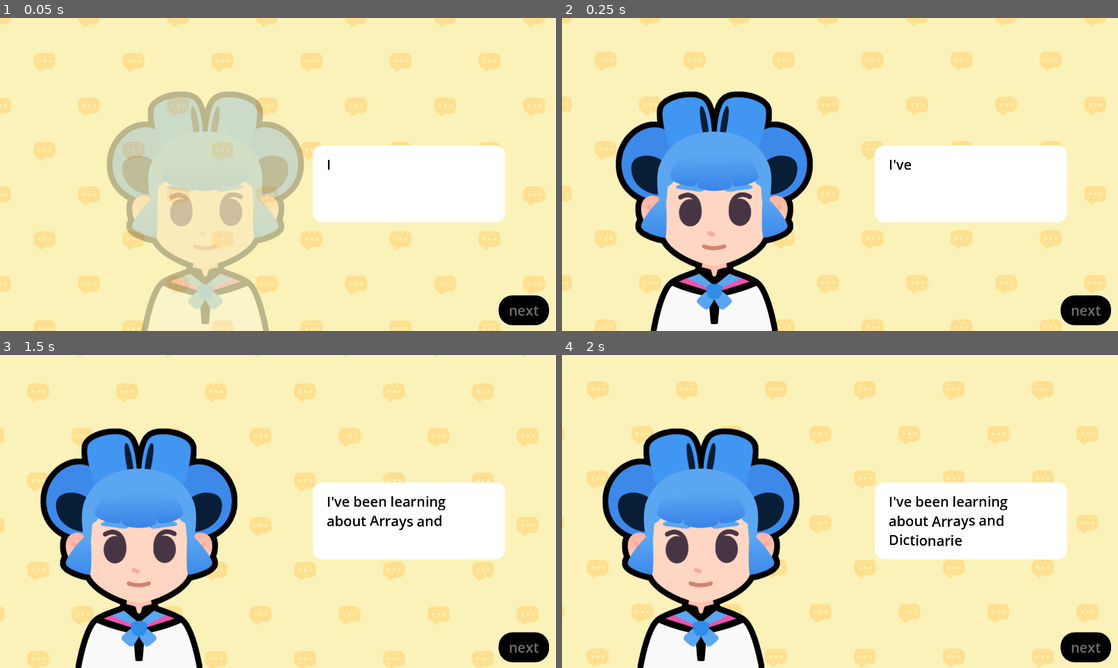
Above: before the commit, frames 1-4 (two rows, left to right).
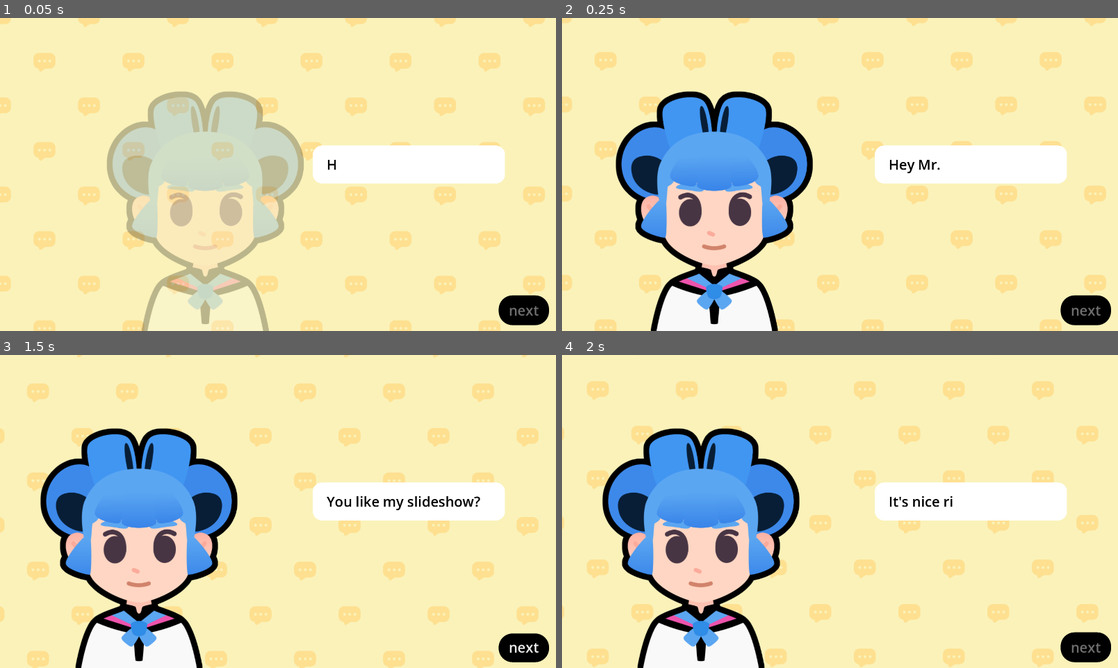
Above: after the commit, the same moments.

Repository: noisha3/M8-Start-a-Dialog
Game: Godot game, scene res://lessons/slideshow.tscn
The game is run twice, just before and just after one commit, with the same random seed, the same clock (stepped at 60 frames per second) and the same inputs. This scene is started directly instead of the project's main scene. Sound files missing from this copy of the repository are replaced by a short silence.
Inputs (mouse positions are in pixels of both pictures, inside the frame that each line leads up to):
- Up to frame 1 (0.05 s): no input
- Up to frame 2 (0.25 s): no input
- Up to frame 3 (1.5 s): click (522, 649) at 0.5 s, where only the run after the commit has a clickable "next"; tap Enter at 1.25 s; move the mouse to (400, 495) at 1.27 s; tap Z at 1.35 s; click (400, 495) at 1.42 s
- Up to frame 4 (2 s): tap Space at 1.52 s

The runs differ from the first frame. In frame 1, 4.3% of the frame differs, in the area x 56-91%, y 45-66%; in frame 2, 4.4%; in frame 3, 5.0%, in the area x 56-99%, y 45-96%; in frame 4, 4.7%.

Commit message:
M8L5 Completed

Diff:
--- a/M08.start_a_dialog_workbook/lessons/slideshow.gd
+++ b/M08.start_a_dialog_workbook/lessons/slideshow.gd
@@ -1,57 +1,10 @@
 extends Control
 
-var expressions := {
-	"happy": preload ("res://assets/emotion_happy.png"),
-	"regular": preload ("res://assets/emotion_regular.png"),
-	"sad": preload ("res://assets/emotion_sad.png"),
-}
 
-var bodies := {
-	"sophia": preload ("res://assets/sophia.png"),
-	"pink": preload ("res://assets/pink.png")
-}
 
-## An array of dictionaries. Each dictionary has three properties:
-## - expression: a [code]Texture[/code] containing an expression
-## - text: a [code]String[/code] containing the text the character says
-## - character: a [code]Texture[/code] representing the character
-var dialogue_items: Array[Dictionary] = [
-	{
-		"expression": expressions["regular"],
-		"text": "I've been learning about [wave]Arrays and Dictionaries[/wave]",
-		"character": bodies["sophia"]
-	},
-	{
-		"expression": expressions["regular"],
-		"text": "How has it been going?",
-		"character": bodies["pink"]
-	},
-	{
-		"expression": expressions["sad"],
-		"text": "... Well... it is a little bit [shake]complicated[/shake]!",
-		"character": bodies["sophia"]
-	},
-	{
-		"expression": expressions["sad"],
-		"text": "Oh!",
-		"character": bodies["pink"]
-	},
-	{
-		"expression": expressions["regular"],
-		"text": "I believe in you!",
-		"character": bodies["pink"]
-	},
-	{
-		"expression": expressions["happy"],
-		"text": "If you stick to it, you'll eventually make it!",
-		"character": bodies["pink"]
-	},
-	{
-		"expression": expressions["happy"],
-		"text": "That's it! Let's [tornado freq=3.0][rainbow val=1.0]GOOOOOO!!![/rainbow][/tornado]",
-		"character": bodies["sophia"]
-	}
-]
+
+
+@export var dialogue_items: Array[SlideShowEntry] = []
 var current_item_index := 0
 
 ## UI element that shows the texts
@@ -78,9 +31,9 @@
 	# from the item, we extract the properties.
 	# We set the text to the rich text control
 	# And we set the appropriate expression texture
-	rich_text_label.text = current_item["text"]
-	expression.texture = current_item["expression"]
-	body.texture = current_item["character"]
+	rich_text_label.text = current_item.text
+	expression.texture = current_item.expression
+	body.texture = current_item.character
 
 	# We set the initial visible ratio to the text to 0, so we can change it in the tween
 	rich_text_label.visible_ratio = 0.0
--- a/M08.start_a_dialog_workbook/lessons/slideshow.tscn
+++ b/M08.start_a_dialog_workbook/lessons/slideshow.tscn
@@ -1,12 +1,28 @@
-[gd_scene load_steps=11 format=3 uid="uid://bqls3o5daeu2s"]
+[gd_scene load_steps=15 format=3 uid="uid://bqls3o5daeu2s"]
 
 [ext_resource type="Theme" uid="uid://cshg3sgf0xxq" path="res://assets/main_theme.tres" id="1_628t2"]
 [ext_resource type="Script" uid="uid://cheh7b73m0fds" path="res://lessons/slideshow.gd" id="2_wbt3f"]
+[ext_resource type="Script" uid="uid://ckbv7x68i62va" path="res://lessons/slideshow_entry.gd" id="3_8mm5q"]
 [ext_resource type="Shader" uid="uid://dm7717xxg836f" path="res://assets/sliding_background.gdshader" id="3_qyyxv"]
 [ext_resource type="Texture2D" uid="uid://bnly1gkbxw6b5" path="res://assets/bubble_pattern.png" id="4_s7o0p"]
 [ext_resource type="Texture2D" uid="uid://copkt78vgp37i" path="res://assets/sophia.png" id="5_omd3l"]
 [ext_resource type="Texture2D" uid="uid://d000xjtr4iqtk" path="res://assets/emotion_regular.png" id="6_vfoky"]
 [ext_resource type="AudioStream" uid="uid://chgko4hmxwxu5" path="res://assets/talking_synth.ogg" id="7_nppuw"]
+
+[sub_resource type="Resource" id="Resource_ct2eq"]
+script = ExtResource("3_8mm5q")
+text = "Hey Mr. Peery!"
+metadata/_custom_type_script = "uid://ckbv7x68i62va"
+
+[sub_resource type="Resource" id="Resource_nfiii"]
+script = ExtResource("3_8mm5q")
+text = "You like my slideshow?"
+metadata/_custom_type_script = "uid://ckbv7x68i62va"
+
+[sub_resource type="Resource" id="Resource_ssdh4"]
+script = ExtResource("3_8mm5q")
+text = "It's nice right!"
+metadata/_custom_type_script = "uid://ckbv7x68i62va"
 
 [sub_resource type="ShaderMaterial" id="ShaderMaterial_efgpg"]
 shader = ExtResource("3_qyyxv")
@@ -30,6 +46,7 @@
 grow_vertical = 2
 theme = ExtResource("1_628t2")
 script = ExtResource("2_wbt3f")
+dialogue_items = Array[ExtResource("3_8mm5q")]([SubResource("Resource_ct2eq"), SubResource("Resource_nfiii"), SubResource("Resource_ssdh4")])
 
 [node name="Background" type="ColorRect" parent="."]
 material = SubResource("ShaderMaterial_efgpg")
--- /dev/null
+++ b/M08.start_a_dialog_workbook/lessons/slideshow_entry.gd
@@ -0,0 +1,5 @@
+class_name SlideShowEntry extends Resource
+
+@export var expression := preload("res://assets/emotion_regular.png")
+@export var character := preload("res://assets/sophia.png")
+@export_multiline var text := ""
--- a/M08.start_a_dialog_workbook/lessons/slidshow_entry.gd
+++ /dev/null
@@ -1 +0,0 @@
-extends Resource
Not shown, added: M08.start_a_dialog_workbook/lessons/slideshow_entry.gd.uid
Not shown, removed: M08.start_a_dialog_workbook/lessons/slidshow_entry.gd.uid
